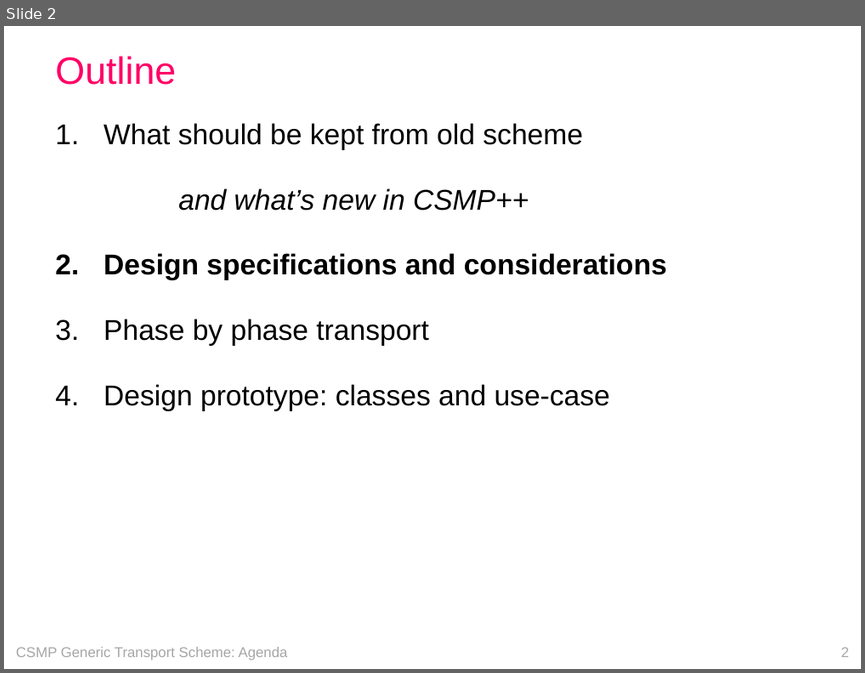
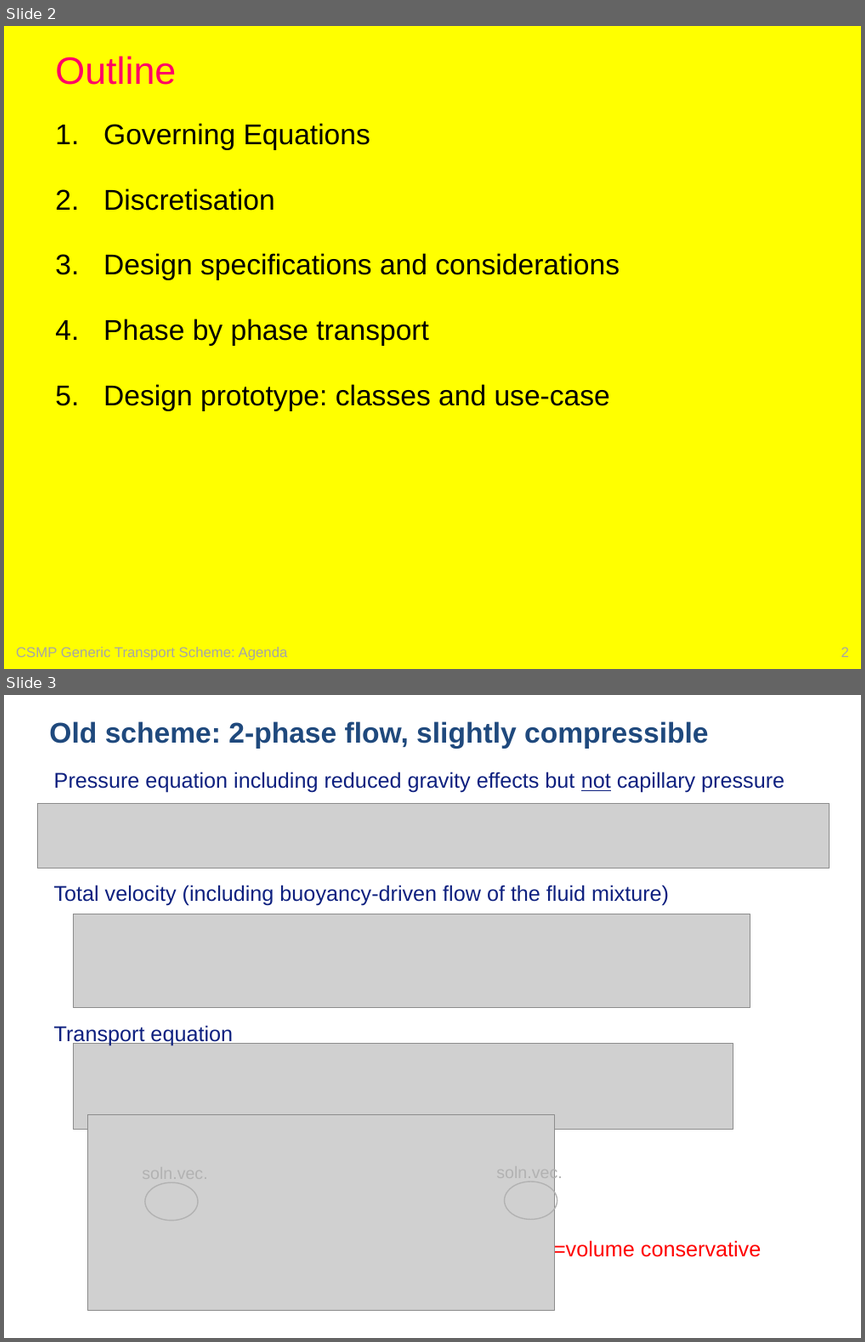
Before and after one commit to openCSMP/openCSMP, a slide deck: doc/SKM2018_Melbourne_transport_scheme.pptx. Shown one above the other, each under a label of ours: slide 2 before the commit, slides 2 and 3 after it. The pictures are 865x673 and 865x1342 pixels, drawn with LibreOffice and Linux fonts; fonts in the diff are those of the drawing; grey boxes stand for pictures. Boxes give left, top, right and bottom in pixels: in the first picture for what was removed or moved away, otherwise in the second. Text is boxed around its words. In the diff, an @@ line names an element or a change of style, - is before the commit and + after.

```diff
--- a/doc/SKM2018_Melbourne_transport_scheme.pptx
+++ b/doc/SKM2018_Melbourne_transport_scheme.pptx
@@ slide 3 added at (4, 695, 861, 1338), background #FFFFFF @@
@@ text added at (49, 721, 709, 749), 24 pt, text #1F497D, bold @@
+Old scheme: 2-phase flow, slightly compressible
@@ text added at (54, 771, 784, 793), 18 pt, text #0E207F @@
+Pressure equation including reduced gravity effects but not capillary pressure
@@ picture added at (38, 804, 830, 869) @@
@@ text added at (54, 885, 669, 905), 18 pt, text #0E207F @@
+Total velocity (including buoyancy-driven flow of the fluid mixture)
@@ picture added at (74, 914, 749, 1007) @@
@@ text added at (54, 1025, 233, 1045), 18 pt, text #0E207F @@
+Transport equation
@@ picture added at (74, 1043, 733, 1129) @@
@@ picture added at (87, 1114, 554, 1310) @@
@@ text added at (496, 1165, 562, 1182), 14 pt, text #B2B2B2 @@
+soln.vec.
@@ ellipse added at (145, 1183, 199, 1220), outline #B2B2B2 1 pt @@
@@ ellipse added at (505, 1182, 557, 1219), outline #B2B2B2 1 pt @@
@@ text added at (546, 1239, 760, 1261), 18 pt, text #FF0000 @@
+gravitational segregation (=volume conservative spreading)
@@ slide 2 changed as well @@
@@ background #FFFFFF to #FFFF00 @@
@@ text at (103, 123, 370, 210): text changed @@
-1. What should be kept from old scheme
-  and what’s new in CSMP++
+1. Governing Equations
+2. Discretisation
@@ text at (103, 253, 619, 280): bold off in "Design specifications and considerations" @@
```
Also in this commit, not shown: 70 other slides changed, 11 other slides added, 17 other files.
